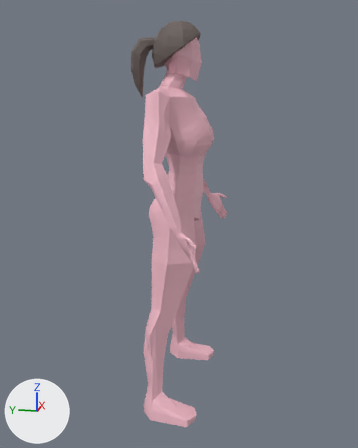
Renders of the Blender file promo/models/extra_female.blend from each side of a commit.
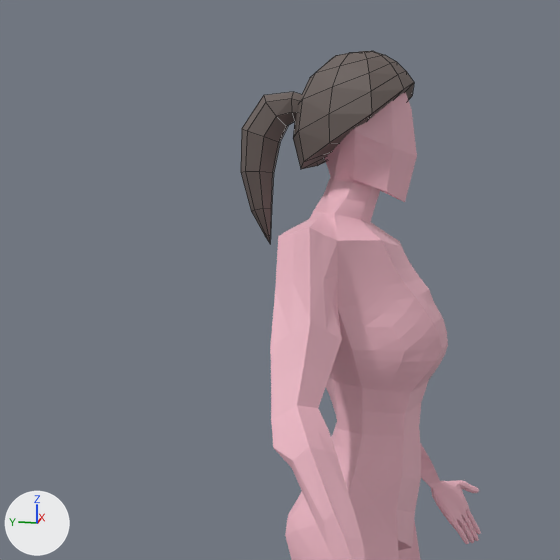
Old and new are each drawn whole from a 50 mm camera at (-2.109, -0.507, 1.31) aimed at (-0.004, -0.086, 0.784) and again close up on the part from 10% to 72% of the width and 0% to 50% of the height. The axes (+X, +Y, +Z) are drawn at lower left. The lights are the same throughout. The older version's two pictures come first. The close-ups show mesh edges as thin lines.

The older version as bpy lines, for what is in view:
```python
me_extra_female_hair_mesh = bpy.data.meshes.new('Extra_female_Hair_Mesh')
me_extra_female_hair_mesh.from_pydata(...)  # 102 vertices, 109 faces; spans x -0.082..0.082, y -0.174..0.12, z 1.326..1.629
me_extra_female_hair_mesh.materials.append(mat_extra_female_hair_mat)  # dark grey #695d59
me_extra_female_mesh = bpy.data.meshes.new('Extra_female_Mesh')
me_extra_female_mesh.from_pydata(...)  # 2452 vertices, 2296 faces; spans x -0.49..0.49, y -0.25..0.04, z 0.0..1.61
me_extra_female_mesh.materials.append(mat_extra_female_mat)  # pink #efb8c5
ob_extra_female_body = bpy.data.objects.new('Extra_female_Body', me_extra_female_mesh)
ob_extra_female_body.location = (0.0, 0.0, 0.0)
ob_extra_female_hair = bpy.data.objects.new('Extra_female_Hair', me_extra_female_hair_mesh)
ob_extra_female_hair.location = (0.0, 0.0, 0.0)
```
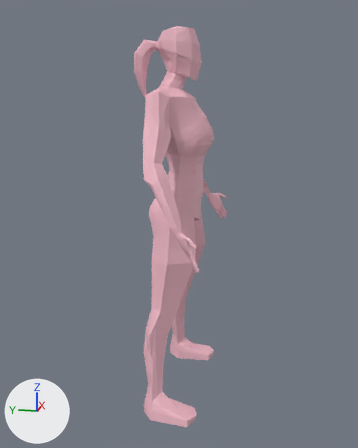
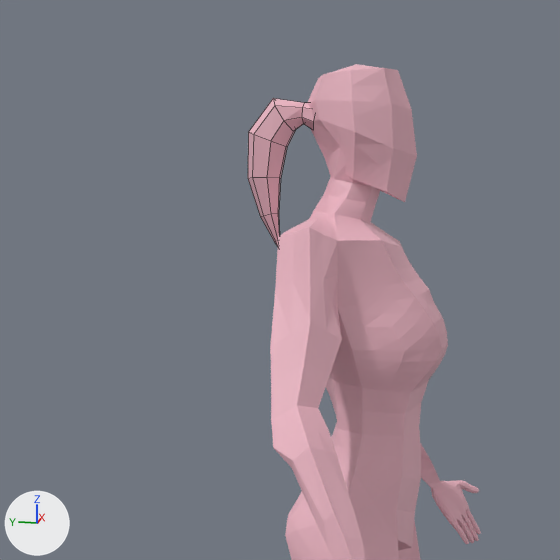
Changed parts and their boxes [x1, y1, x2, y2] in the close-ups (560 x 560 px):
'Extra_female_Hair', reshaped, recoloured (dark grey to pink): before [241, 51, 414, 243]; after [248, 98, 313, 246]
part 1 of me_extra_female_hair_mesh, rebuilt (6% wider): before [241, 92, 302, 243]; after [248, 98, 313, 246]
part 2 of me_extra_female_hair_mesh, deleted: before [293, 51, 414, 169]

Diff of the bpy script that builds the scene:
```diff
--- a/promo/models/extra_female.blend.py
+++ b/promo/models/extra_female.blend.py
@@ me_extra_female_hair_mesh @@
 # used by ob_extra_female_hair; location = (0.0, 0.0, 0.0)
-me_extra_female_hair_mesh.from_pydata(...)  # 102 vertices, 109 faces; spans x -0.082..0.082, y -0.174..0.12, z 1.326..1.629
-me_extra_female_hair_mesh.materials.append(mat_extra_female_hair_mat)  # dark grey #695d59
+me_extra_female_hair_mesh.from_pydata(...)  # 51 vertices, 56 faces; spans x -0.038..0.042, y -0.018..0.108, z 1.318..1.56
+# me_extra_female_hair_mesh part 1: the loose piece of 50 vertices spanning x -0.038..0.042, y 0.003..0.12, z 1.326..1.57 is rebuilt with 51 vertices and now spans x -0.038..0.042, y -0.018..0.108, z 1.318..1.56, in mat_extra_female_mat (pink #efb8c5)
+# me_extra_female_hair_mesh part 2
+# 52 vertices are removed from x -0.082..0.082, y -0.174..0.03, z 1.448..1.629
+# 60 faces are deleted
+me_extra_female_hair_mesh.materials.append(mat_extra_female_mat)  # pink #efb8c5
```
